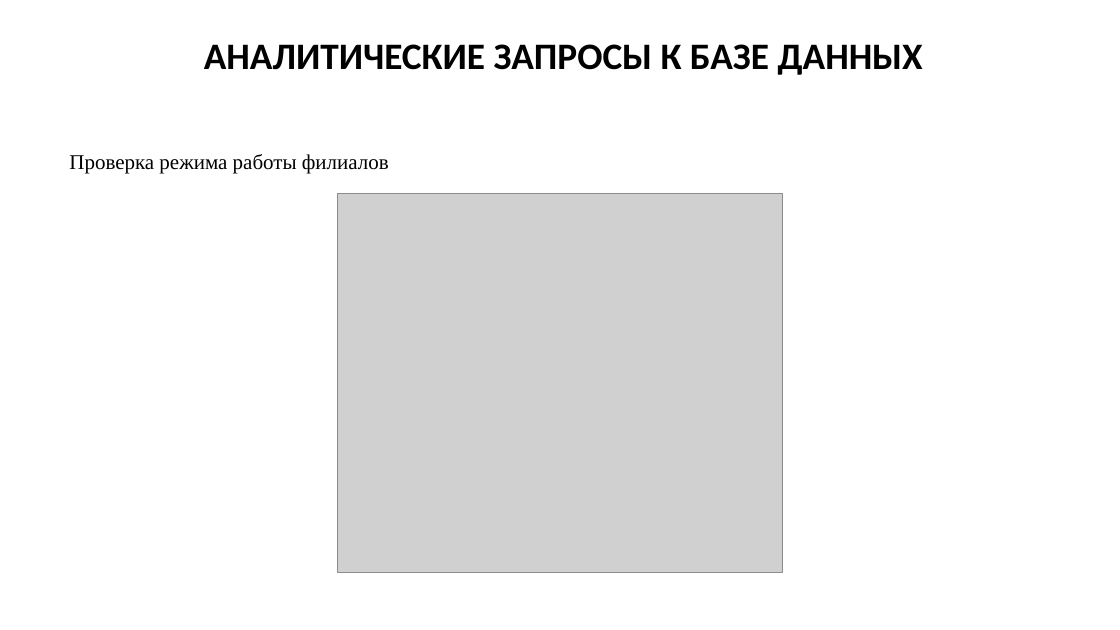
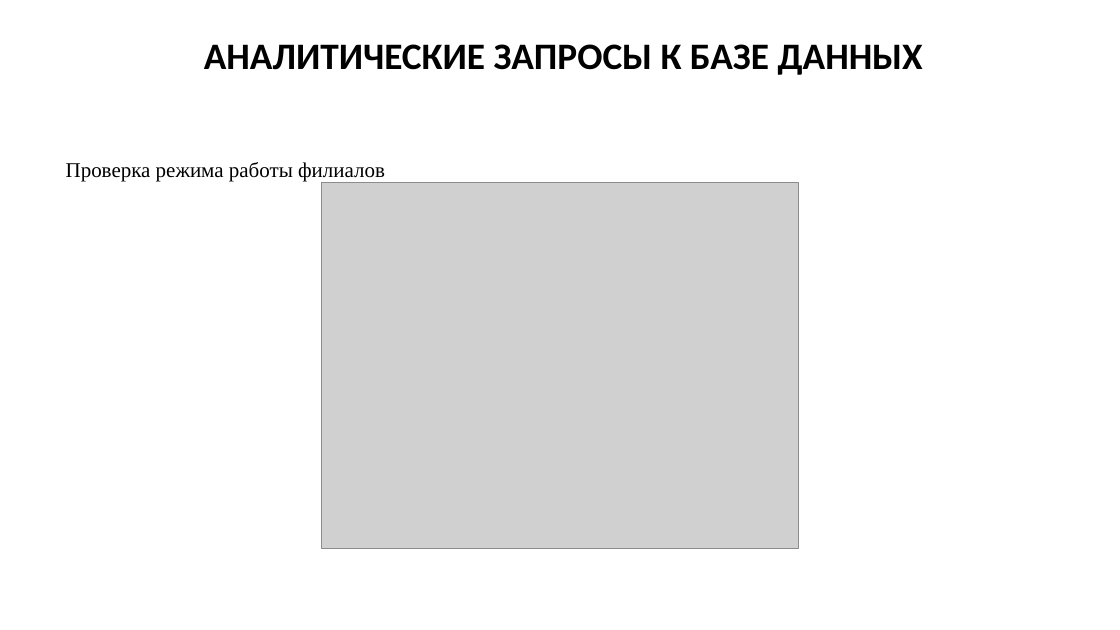
Before and after one commit to Crecker24/kursach, a slide deck: slide 18 of Презентация к курсовой.pptx (slide 16 before the commit). Drawn at 1120x630 pixels with LibreOffice and Linux fonts; fonts in the diff are those of the drawing; grey boxes stand for pictures. Boxes give left, top, right and bottom in pixels: in the first picture for what was removed or moved away, otherwise in the second. Text is boxed around its words. In the diff, an @@ line names an element or a change of style, - is before the commit and + after.

```diff
--- a/Презентация к курсовой.pptx
+++ b/Презентация к курсовой.pptx
@@ text "Проверка режима работы филиалов": place and size @@
-text "Проверка режима работы филиалов" at bbox=[69, 154, 389, 174]
+text "Проверка режима работы филиалов" at bbox=[66, 162, 385, 182]
@@ picture: place and size @@
-picture at bbox=[338, 193, 782, 572]
+picture at bbox=[322, 182, 799, 549]
```
Also in this commit, not shown: 7 slides added.
